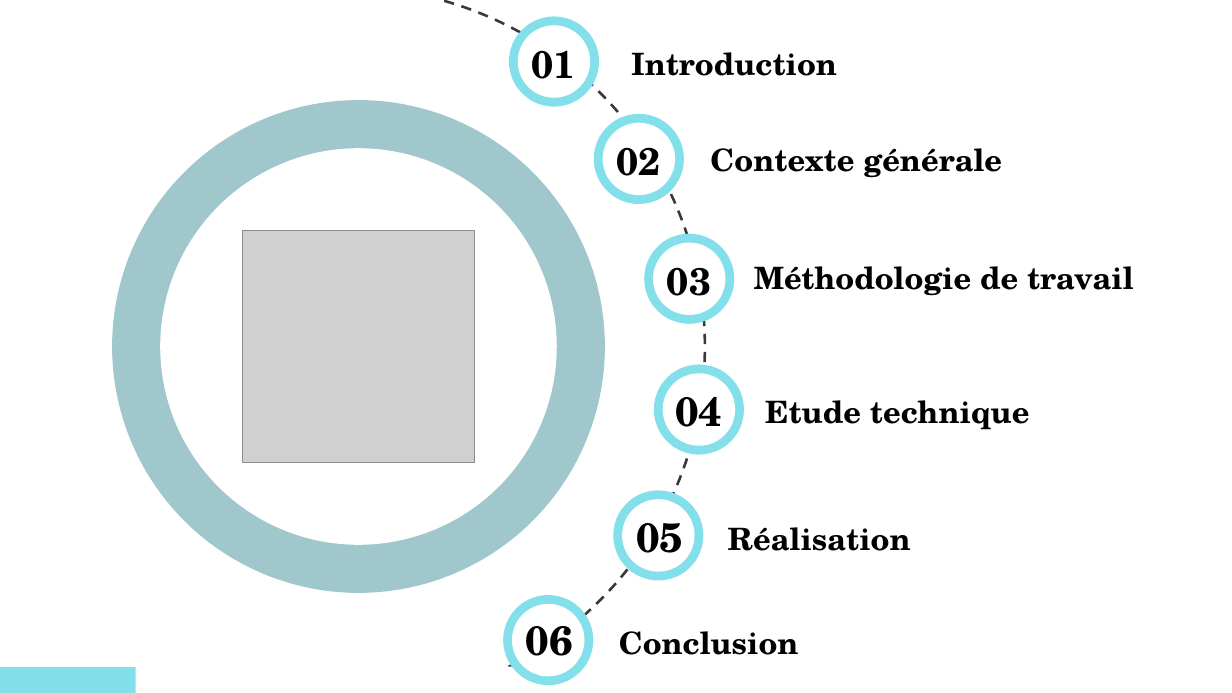
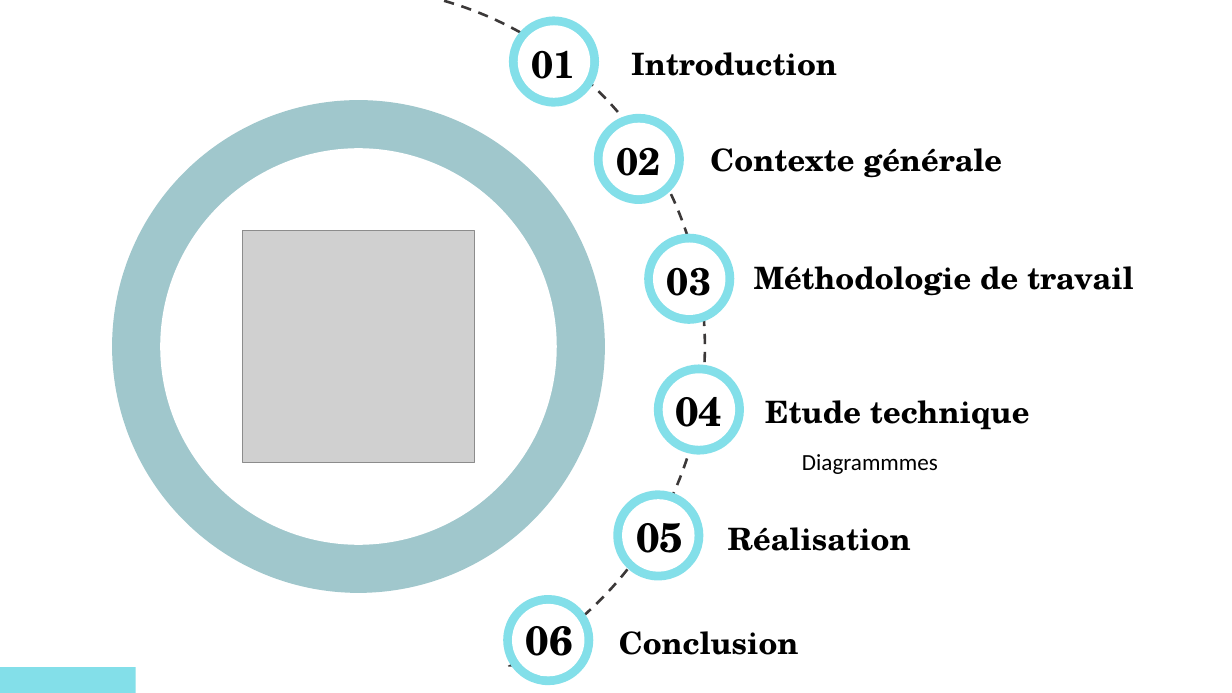
Before and after one commit to abdessamadtanafaat/AdminDashboard, a slide deck: slide 2 of PRESENTATION PFA/Presentatin PFA .pptx. Drawn at 1232x693 pixels with LibreOffice and Linux fonts; fonts in the diff are those of the drawing; grey boxes stand for pictures. Boxes give left, top, right and bottom in pixels: in the first picture for what was removed or moved away, otherwise in the second. Text is boxed around its words. In the diff, an @@ line names an element or a change of style, - is before the commit and + after.

```diff
--- a/PRESENTATION PFA/Presentatin PFA .pptx
+++ b/PRESENTATION PFA/Presentatin PFA .pptx
@@ text added at [802, 454, 938, 474], 18 pt, text #000000 @@
+Diagrammmes
```
Also in this commit, not shown: 3 other slides changed, 20 other files.
